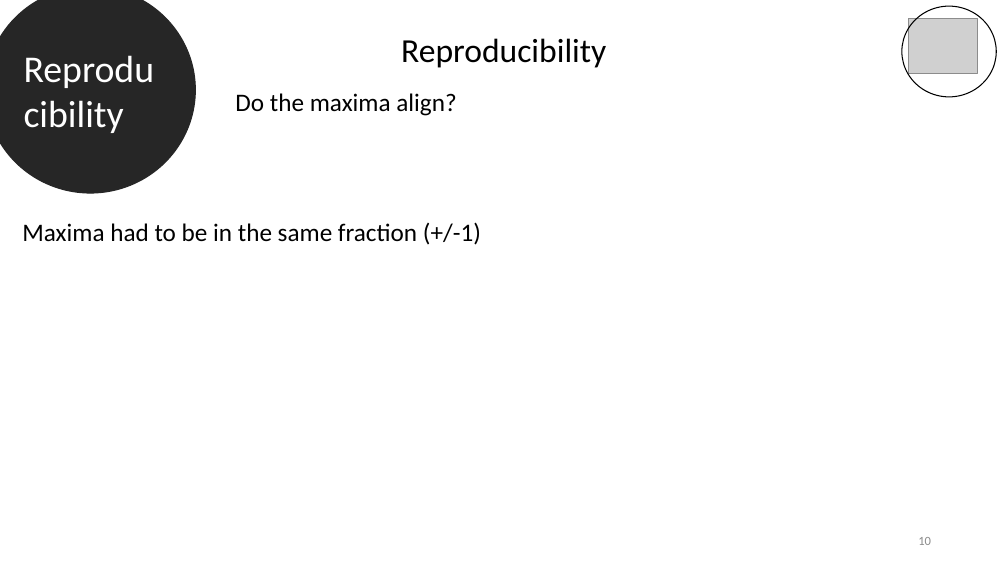
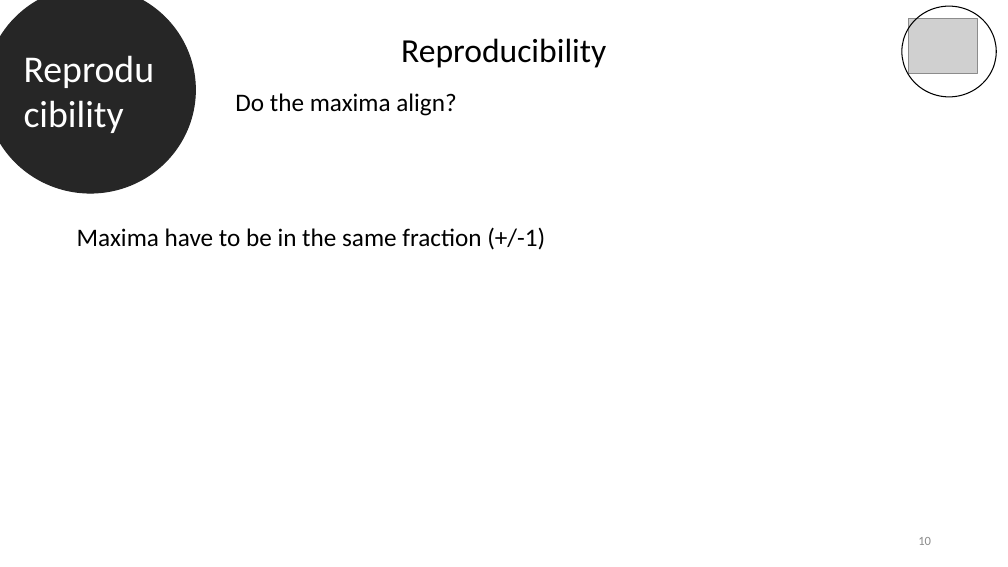
Before and after one commit to datascience-mobi-2022/2022-topic-03-team-05, a slide deck: slide 10 of Final presentation outline & temporary draft.pptx. Drawn at 1008x567 pixels with LibreOffice and Linux fonts; fonts in the diff are those of the drawing; grey boxes stand for pictures. Boxes give left, top, right and bottom in pixels: in the first picture for what was removed or moved away, otherwise in the second. Text is boxed around its words. In the diff, an @@ line names an element or a change of style, - is before the commit and + after.

```diff
--- a/Final presentation outline & temporary draft.pptx
+++ b/Final presentation outline & temporary draft.pptx
@@ text at bbox=[77, 227, 545, 250]: text changed @@
-Maxima had to be in the same fraction (+/-1)
+Maxima have to be in the same fraction (+/-1)
```
Also in this commit, not shown: 5 other slides changed.
